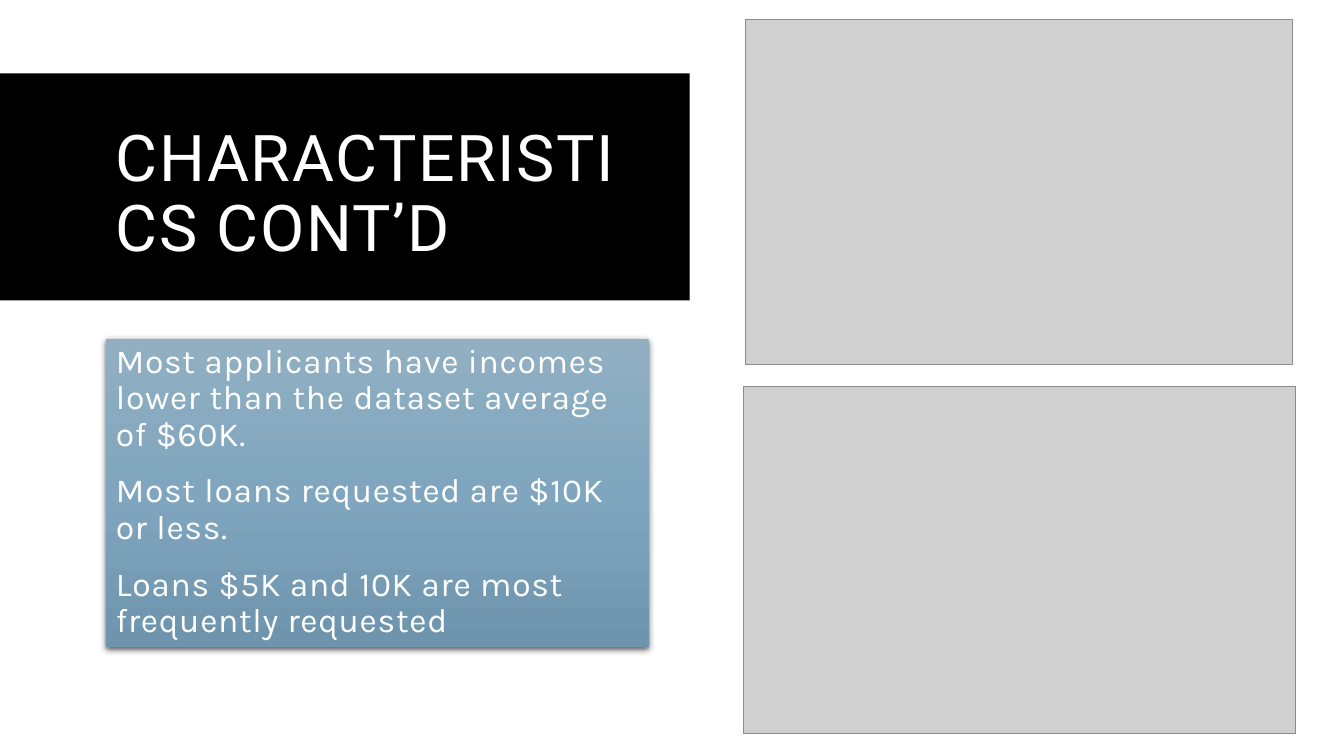
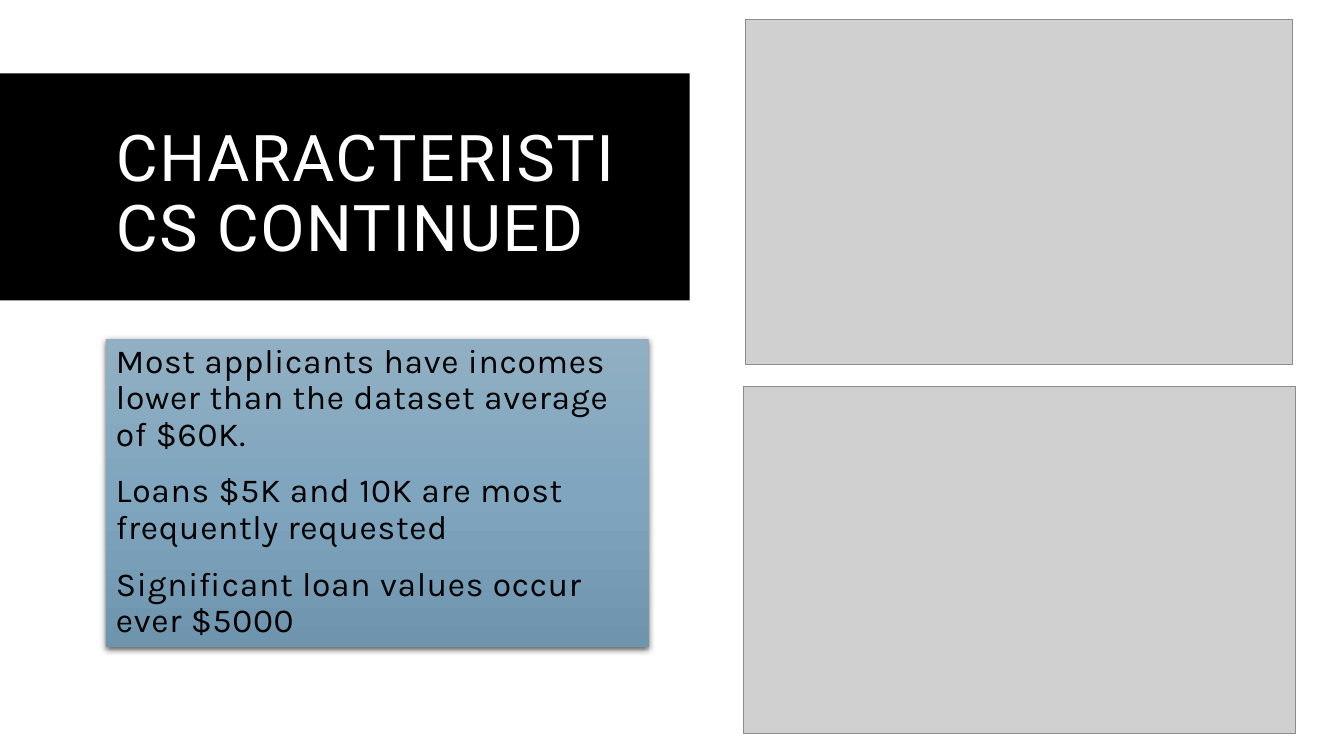
Before and after one commit to mickyals/lending_club_EDA, a slide deck: slide 5 of Lending Club Case Study.pptx. Drawn at 1344x756 pixels with LibreOffice and Linux fonts; fonts in the diff are those of the drawing; grey boxes stand for pictures. Boxes give left, top, right and bottom in pixels: in the first picture for what was removed or moved away, otherwise in the second. Text is boxed around its words. In the diff, an @@ line names an element or a change of style, - is before the commit and + after.

```diff
--- a/Lending Club Case Study.pptx
+++ b/Lending Club Case Study.pptx
@@ title at [217, 204, 583, 252]: text changed @@
-CHARACTERISTICS CONT’D
+CHARACTERISTICS CONTINUED
@@ text at [116, 350, 608, 547]: text colour #FFFFFF to #000000 in "Most applicants have incomes lower than the ...", "Loans $5K and 10K are most frequently ..." @@
@@ text at [116, 478, 603, 540]: paragraph removed @@
-Most loans requested are $10K or less.
@@ text at [116, 573, 581, 635]: paragraph added @@
+Significant loan values occur ever $5000
```
Also in this commit, not shown: 3 other slides changed, 10 slides added, 1 other file.
